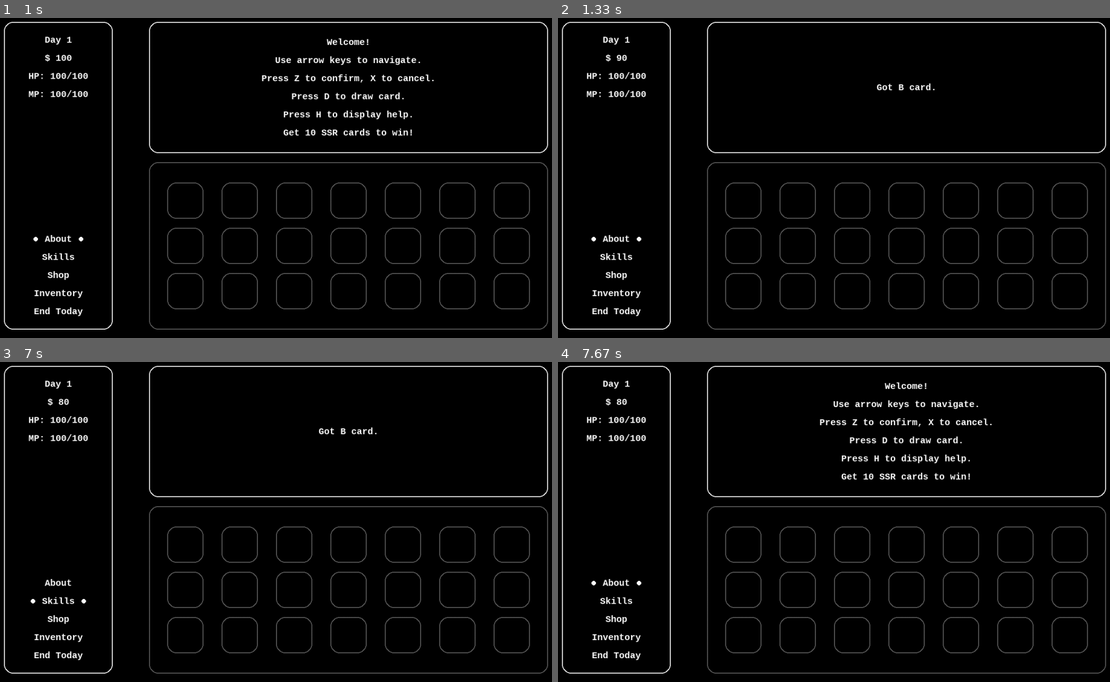
Above: before the commit, frames 1-4 (two rows, left to right).
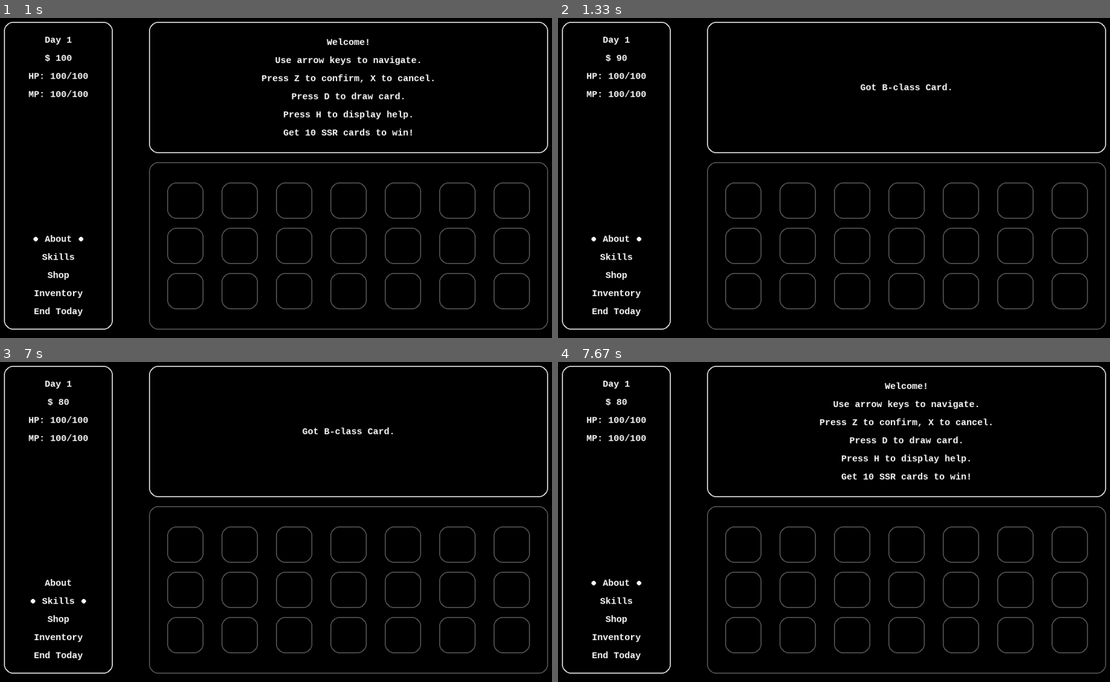
Above: after the commit, the same moments.

Repository: wertolf/pygame-boy-advance
Game: pygame game, started from pygame_boy_advance.py
Two runs of this game, one before a commit and one after it. Both use one fixed random seed, a clock stepped at 60 frames per second and the inputs below.
Inputs:
- Up to frame 1 (1 s): tap Z at 0.33 s; hold Z from 0.67 s (still down); hold Up from 0.67 s (still down)
- Up to frame 2 (1.33 s): release Z at 1.13 s; release Up at 1.13 s; tap D at 1.17 s
- Up to frame 3 (7 s): tap X at 1.5, 2.9, 3.83, 4.17, 4.6, 5, 5.3, 6, 6.4, 6.7, 6.9 s; hold H 1.83-2.3 s; hold Up 1.83-2.3 s; hold Right 2.33-2.8 s; hold Left 2.83-3.37 s; tap C at 3.4, 4.68, 6.08 s; hold Down 3.77-4.07 s; hold S 3.77-4.07 s; hold Left 4.1-4.5 s; hold Up 4.53-4.9 s; hold Right 4.93-5.57 s; hold D 4.93-5.57 s; tap L at 5.6 s; hold Down 5.93-6.3 s; hold S 5.93-6.3 s; hold Left 6.33-6.8 s; hold Right from 6.83 s (still down); hold D from 6.83 s (still down)
- Up to frame 4 (7.67 s): tap X at 7.2, 7.4 s; release Right at 7.3 s; release D at 7.3 s; hold Up 7.33-7.63 s; tap C at 7.48 s

Frame 1 is identical in both runs. In frame 2, 0.2% of the frame differs, in the area x 54-72%, y 20-23%; in frame 3, 0.2%; in frame 4, nothing differs.

Commit message:
Checkpoint (2024-07-17 16:23)
* 重构 Item 相关字符串常量的组织方式

Diff:
--- a/card_prisoner/card.py
+++ /dev/null
@@ -1,11 +0,0 @@
-from enum import Enum
-
-class CardNames(Enum):
-    SSR = "SSR"
-    A = "A"
-    B = "B"
-    C = "C"
-    FOOD = "Food"
-    WATER = "Water"
-
-SUPPLY = (CardNames.FOOD, CardNames.WATER)
--- a/card_prisoner/controller.py
+++ b/card_prisoner/controller.py
@@ -1,16 +1,24 @@
 import lega.draw
 from card_prisoner import messages
-from card_prisoner.card import SUPPLY, CardNames
 from card_prisoner.constants import DRAW_CARD_TIME_INTERVAL, KEYDOWN_INITIAL_INTERVAL, PRICE_PER_CARD
 from card_prisoner.item_list import InventoryItemIndex, ItemListMode, ShopItemIndex
 from card_prisoner.player import Player
 from card_prisoner.sidebar import SideBarOptions
 from card_prisoner.view import View, ViewMode
-from card_prisoner.talent import TALENT_DESC, TALENT_POOL
+from card_prisoner.item import ITEM_DICT
 from config import filenames, key_bindings
 from lega.an import global_fadeout
 from lega.misc import display_help, take_screenshot, terminate
 from lega.screen import scrmgr
+from card_prisoner.item import (
+    SSR,
+    A,
+    B,
+    C,
+    FOOD,
+    WATER,
+    SUPPLY,
+)
 
 
 import pygame
@@ -236,7 +244,7 @@
                         self._view.mode = ViewMode.LEVEL_2
                         self._view.item_list.mode = ItemListMode.INVENTORY
                         self._view.item_list.selected_item_index = 0
-                        # self._view.item_list.make_items(self._player)
+                        self._view.item_list.make_items(self._player)
                     case SideBarOptions.SHOP:
                         ...
                     case SideBarOptions.SKILLS:
@@ -309,8 +317,8 @@
 
         # update model
 
-        self._player.inventory[CardNames.FOOD].quantity += 5
-        self._player.inventory[CardNames.WATER].quantity += 5
+        self._player.inventory[FOOD].quantity += 5
+        self._player.inventory[WATER].quantity += 5
 
         # update view
 
@@ -332,23 +340,23 @@
 
             number = random.random()
             if number < 0.01:  # TODO: hard-coded value
-                card = CardNames.SSR
+                card = SSR
             elif number < 0.05:
-                card = CardNames.FOOD
+                card = FOOD
             elif number < 0.1:
-                card = CardNames.WATER
+                card = WATER
             elif number < 0.3:  # TODO: hard-coded value
-                card = CardNames.A
+                card = A
             elif number < 0.6:  # TODO: hard-coded value
-                card = CardNames.B
+                card = B
             else:
-                card = CardNames.C
+                card = C
 
             self._player.inventory[card].quantity += 1
 
-            text = "Got %s card." % card.name
-
-            if card == CardNames.SSR:
+            text = "Got %s." % card
+
+            if card == SSR:
                 text = "GOT SSR CARD!!!"
             elif card not in SUPPLY:
                 # TODO: decrease sanity by a random amount
@@ -425,25 +433,19 @@
                     case SideBarOptions.ABOUT:
                         text = messages.ABOUT
             case ViewMode.LEVEL_2:
-                match self._view.item_list.mode:
-                    case ItemListMode.INVENTORY:
-                        match self._view.item_list.selected_item_index:
-                            case InventoryItemIndex.SSR:
-                                text = messages.SSR
-                            case InventoryItemIndex.FOOD:
-                                text = messages.FOOD
-                            case InventoryItemIndex.WATER:
-                                text = messages.WATER
-                            case _:
-                                text = messages.EXIT
-                    case ItemListMode.SHOP:
-                        ...
-                    case ItemListMode.SKILLS:
-                        item = self._view.item_list.items[self._view.item_list.selected_item_index]
-                        name = item.item_name
-                        if name in TALENT_POOL:
-                            text = TALENT_DESC[name]
-                        else:
-                            text = messages.EXIT
+                item = self._view.item_list.items[self._view.item_list.selected_item_index]
+                name = item.item_name
+
+                # even empty items are instances of Item(EMPTY_ITEM)
+                assert name in ITEM_DICT.keys()
+
+                desc = ITEM_DICT[name]["desc"]
+
+                # 在这里可以按照自己的想法定义帮助文本的显示格式
+                text = (
+                    f"{name.upper()}\n"  # title
+                    "\n"
+                    f"{desc}"  # description
+                )
 
         self._view.textbox.set_text(text)
--- a/card_prisoner/item.py
+++ b/card_prisoner/item.py
@@ -1,14 +1,129 @@
 from enum import Enum
 
+# Cards
+
+SSR = "SSR Card"
+A = "A-class Card"
+B = "B-class Card"
+C = "C-class Card"
+FOOD = "Food Card"
+WATER = "Water Card"
+
+SUPPLY = (FOOD, WATER)
+
+CARD_DICT = {
+    SSR: {
+        "abbr": "SSR",
+        "desc": (
+            "Very very rare card.\n"
+            "Get 10 of this card to win the game!"
+        ),
+    },
+    A: {
+        "abbr": "A",
+        "desc": (
+            "Normal card. Can be used to exchange items in shop.\n"
+        ),
+    },
+    B: {
+        "abbr": "B",
+        "desc": (
+            "Normal card. Can be used to exchange items in shop.\n"
+        ),
+    },
+    C: {
+        "abbr": "C",
+        "desc": (
+            "Normal card. Can be used to exchange items in shop.\n"
+        ),
+    },
+    FOOD: {
+        "abbr": "Food",
+        "desc": (
+            "This card gives you some food."
+        ),
+    },
+    WATER: {
+        "abbr": "Water",
+        "desc": (
+            "This card gives you some water."
+        ),
+    },
+
+}
+
+# Talents (special skills)
+
+MONEY_MAKER = "Money Maker"
+SHOP_BARGAINER = "Shop Bargainer"
+LUCKY_MAN = "Lucky Man"
+
+TALENT_DICT = {
+    MONEY_MAKER: {
+        "abbr": "$++",
+        "desc": (
+            "Earn more money every day."
+        ),
+    },
+    SHOP_BARGAINER: {
+        "abbr": "BGN",
+        "desc": (
+            "Buy things at shop with lower prices."
+        ),
+    },
+    LUCKY_MAN: {
+        "abbr": "LKY",
+        "desc": (
+            "More likely to get SSR cards."
+        ),
+    },
+}
+
+# Skills
+
+HUNGER_RESIST = "Hunger Resistance"
+THIRST_RESIST = "Thirst Resistance"
+
+SKILL_DICT = {
+    HUNGER_RESIST: {
+        "abbr": "HGR--",
+        "desc": (
+            "Reduce HP decrease per day."
+        ),
+    },
+    THIRST_RESIST: {
+        "abbr": "TST--",
+        "desc": (
+            "Reduce MP decrease per day."
+        ),
+    },
+}
+
+# combine the above dicts together
+EMPTY_ITEM = ""
+ITEM_DICT = {
+    EMPTY_ITEM: {
+        "abbr": "",
+        "desc": (
+            "This slot is empty.\n"
+            "Press X to exit."
+        ),
+    },
+}
+ITEM_DICT.update(CARD_DICT)
+ITEM_DICT.update(SKILL_DICT)
+ITEM_DICT.update(TALENT_DICT)
+
 class Item:
-    def __init__(self, item_name: str):
+    def __init__(self, item_name: str = EMPTY_ITEM):
         self.item_name = item_name
+        self.abbr = ITEM_DICT[self.item_name]["abbr"]
     def __str__(self):
         """
         绘制 ItemList 的时候要用到
         可以被子类重写
         """
-        return self.item_name
+        return self.abbr
 
 
 class InventoryItem(Item):
@@ -19,10 +134,9 @@
     def __str__(self):
         return (
             "\n"
-            f"{self.item_name}\n"
+            f"{self.abbr}\n"
             f"x{self.quantity}"
         )
-
 
 
 class ShopItemStatus(Enum):
@@ -34,3 +148,16 @@
         super().__init__(item_name, quantity)
         self.price = price
         self.status = status
+
+
+class SkillItem(Item):
+    def __init__(self, item_name: str, level: int):
+        super().__init__(item_name)
+
+        self.level = level
+    def __str__(self):
+        return (
+            "\n"
+            f"{self.abbr}\n"
+            f"Lv {self.level}"
+        )
--- a/card_prisoner/item_list.py
+++ b/card_prisoner/item_list.py
@@ -9,7 +9,14 @@
 from config import color_theme
 
 from card_prisoner.item import Item
-from card_prisoner.card import CardNames
+from card_prisoner.item import (
+    SSR,
+    A,
+    B,
+    C,
+    FOOD,
+    WATER,
+)
 
 from enum import Enum, IntEnum
 
@@ -42,17 +49,17 @@
 
 class ItemList:
     def __init__(self):
-        self.width = scrmgr.win_width * 3 / 4
-        self.height = scrmgr.win_height * 5 / 9
-        self.surface = Surface((self.width, self.height))
+        width = scrmgr.win_width * 3 / 4
+        height = scrmgr.win_height * 5 / 9
+        self.surface = Surface((width, height))
         self.rect = self.surface.get_rect(bottom=scrmgr.win_height, right=scrmgr.win_width)
 
         padding_x = 80
         padding_top = 10
         padding_bottom = 20
         padding_y = padding_top + padding_bottom
-        border_width = self.width - padding_x
-        border_height = self.height - padding_y
+        border_width = width - padding_x
+        border_height = height - padding_y
         self.border_rect = Rect(
             padding_x * 0.5, padding_top,
             border_width, border_height,
@@ -61,7 +68,6 @@
         # maximum: 3 rows, 7 columns
         self.n_rows = 3
         self.n_cols = 7
-
 
         self.mode = ItemListMode.EMPTY
 
@@ -89,18 +95,18 @@
             return color_theme.foreground
 
     def make_items(self, player):
-        self.items = [Item("")] * self.n_cols * self.n_rows
+        self.items = [Item()] * self.n_cols * self.n_rows
 
         match self.mode:
             case ItemListMode.EMPTY:
                 pass
             case ItemListMode.INVENTORY:
-                self.items[InventoryItemIndex.SSR] = player.inventory[CardNames.SSR]
-                self.items[InventoryItemIndex.A] = player.inventory[CardNames.A]
-                self.items[InventoryItemIndex.B] = player.inventory[CardNames.B]
-                self.items[InventoryItemIndex.C] = player.inventory[CardNames.C]
-                self.items[InventoryItemIndex.FOOD] = player.inventory[CardNames.FOOD]
-                self.items[InventoryItemIndex.WATER] = player.inventory[CardNames.WATER]
+                self.items[InventoryItemIndex.SSR] = player.inventory[SSR]
+                self.items[InventoryItemIndex.A] = player.inventory[A]
+                self.items[InventoryItemIndex.B] = player.inventory[B]
+                self.items[InventoryItemIndex.C] = player.inventory[C]
+                self.items[InventoryItemIndex.FOOD] = player.inventory[FOOD]
+                self.items[InventoryItemIndex.WATER] = player.inventory[WATER]
             case ItemListMode.SHOP:
                 ...
             case ItemListMode.SKILLS:
--- a/card_prisoner/messages.py
+++ b/card_prisoner/messages.py
@@ -18,23 +18,6 @@
 SKILLS = "Press Z to view and upgrade skills."
 
 # Inventory Items
-
-SSR = (
-    "Very very rare card.\n"
-    "Get 10 of this card to win the game!"
-)
-
-FOOD = (
-    "This card gives you some food."
-)
-
-WATER = (
-    "This card gives you some water."
-)
-
-ASPIRIN = (
-    "This card cures your fever."
-)
 
 EXIT = "Press X to exit."
 
--- a/card_prisoner/player.py
+++ b/card_prisoner/player.py
@@ -1,10 +1,17 @@
 from card_prisoner import messages
-from card_prisoner.skill import SkillItem
-from card_prisoner.card import CardNames
-from card_prisoner.item import InventoryItem
-from card_prisoner.talent import N_TALENTS, get_random_talent
+from card_prisoner.item import SkillItem
+from card_prisoner.item import InventoryItem, TALENT_DICT
+from card_prisoner.item import (
+    SSR,
+    A,
+    B,
+    C,
+    FOOD,
+    WATER,
+)
 
 import logging
+import random
 
 class Player:
     def __init__(self):
@@ -14,34 +21,42 @@
         self.age = 1  # number of elapsed days (in game)
         self.money = 100
         self.inventory = {
-            CardNames.SSR: InventoryItem(CardNames.SSR.value, 0),
-            CardNames.A: InventoryItem(CardNames.A.value, 0),
-            CardNames.B: InventoryItem(CardNames.B.value, 0),
-            CardNames.C: InventoryItem(CardNames.C.value, 0),
-
-            CardNames.FOOD: InventoryItem(CardNames.FOOD.value, 0),
-            CardNames.WATER: InventoryItem(CardNames.WATER.value, 0),
+            SSR: InventoryItem(SSR, 0),
+            A: InventoryItem(A, 0),
+            B: InventoryItem(B, 0),
+            C: InventoryItem(C, 0),
+            FOOD: InventoryItem(FOOD, 0),
+            WATER: InventoryItem(WATER, 0),
         }
 
+        N_TALENTS = 2  # 玩家所拥有的天赋数量
+        TALENT_POOL = list(TALENT_DICT.keys())
         self.talents = []
-        for i in range(N_TALENTS):
-            talent = get_random_talent()
+        for _ in range(N_TALENTS):
+            # TODO: duplicate code
+            i = random.randint(0, len(TALENT_POOL) - 1)
+            talent = TALENT_POOL[i]
             while talent in self.talents:  # retry if already has this talent
-                talent = get_random_talent()
+                # TODO: duplicate code
+                i = random.randint(0, len(TALENT_POOL) - 1)
+                talent = TALENT_POOL[i]
             self.talents.append(talent)
         # level=1 是因为天赋只有 1 级
-        self.talents = [SkillItem(talent, level=1) for talent in self.talents]
+        self.talents = [
+            SkillItem(talent, level=1)
+            for talent in self.talents
+        ]
 
         self.death_reason = None
 
     def eat_food(self):
-        if self.inventory[CardNames.FOOD].quantity > 0:
-            self.inventory[CardNames.FOOD].quantity -= 1
+        if self.inventory[FOOD].quantity > 0:
+            self.inventory[FOOD].quantity -= 1
             self.HP += self.HP_increase_per_food_card
 
     def drink_water(self):
-        if self.inventory[CardNames.WATER].quantity > 0:
-            self.inventory[CardNames.WATER].quantity -= 1
+        if self.inventory[WATER].quantity > 0:
+            self.inventory[WATER].quantity -= 1
             self.MP += self.MP_increase_per_water_card
 
     def sleep(self):
@@ -87,7 +102,7 @@
         return False
 
     def has_won(self):
-        return self.inventory[CardNames.SSR].quantity >= 10
+        return self.inventory[SSR].quantity >= 10
 
     def is_game_over(self):
         return self.is_dead() or self.has_won()
--- a/card_prisoner/sidebar.py
+++ b/card_prisoner/sidebar.py
@@ -26,16 +26,16 @@
     ]
 
     def __init__(self):
-        self.width = scrmgr.win_width / 4
-        self.height = scrmgr.win_height
-        self.surface = Surface((self.width, self.height))
-        self.rect = Rect(0, 0, self.width, self.height)
+        width = scrmgr.win_width / 4
+        height = scrmgr.win_height
+        self.surface = Surface((width, height))
+        self.rect = Rect(0, 0, width, height)
 
         padding_x = scrmgr.win_width / 16
         padding_y = scrmgr.win_height / 9 / 2
         self.border_rect = Rect(
             padding_x * 0.5, padding_y * 0.5,
-            self.width - padding_x, self.height - padding_y,
+            width - padding_x, height - padding_y,
         )
 
         self.is_activated = False
--- a/card_prisoner/skill.py
+++ /dev/null
@@ -1,15 +0,0 @@
-from card_prisoner.item import Item
-
-from enum import Enum
-
-class SkillItem(Item):
-    def __init__(self, item_name: str, level: int):
-        super().__init__(item_name)
-
-        self.level = level
-    def __str__(self):
-        return (
-            "\n"
-            f"{self.item_name}\n"
-            f"Lv {self.level}"
-        )
--- a/card_prisoner/talent.py
+++ /dev/null
@@ -1,27 +0,0 @@
-import random
-
-N_TALENTS = 2  # 玩家所拥有的天赋数量
-
-# talent names (abbreviations)
-MONEY_MAKER = "$MKR"
-BARGAIN = "BGN"
-LUCKY_MAN = "LKY"
-
-TALENT_POOL = [
-    MONEY_MAKER,
-    BARGAIN,
-    LUCKY_MAN,
-]
-
-TALENT_DESC = {
-    MONEY_MAKER:
-        "Earn more money every day.",
-    BARGAIN:
-        "Buy things in shop at lower prices.",
-    LUCKY_MAN:
-        "More likely to get SSR cards.",
-}
-
-def get_random_talent():
-    i = random.randint(0, len(TALENT_POOL) - 1)
-    return TALENT_POOL[i]
--- a/card_prisoner/textbox.py
+++ b/card_prisoner/textbox.py
@@ -8,17 +8,17 @@
 
 class TextBox:
     def __init__(self):
-        self.width = scrmgr.win_width * 3 / 4
-        self.height = scrmgr.win_height * 4 / 9
-        self.surface = Surface((self.width, self.height))
+        width = scrmgr.win_width * 3 / 4
+        height = scrmgr.win_height * 4 / 9
+        self.surface = Surface((width, height))
         self.rect = self.surface.get_rect(top=0, right=scrmgr.win_width)
 
         padding_x = 80
         padding_top = 20
         padding_bottom = 10
         padding_y = padding_top + padding_bottom
-        border_width = self.width- padding_x
-        border_height = self.height - padding_y
+        border_width = width- padding_x
+        border_height = height - padding_y
         self.border_rect = Rect(
             # left and top are relative to local surface
             padding_x * 0.5, padding_top,
Not shown, changed: CHANGELOG.md
Not shown, changed: docs/UML.pptx
Not shown, changed: docs/card_prisoner.md
